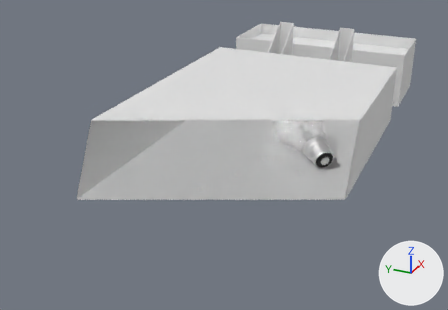
The glTF model public/levels/room5555-right.glb as it was, and as the next commit left it.
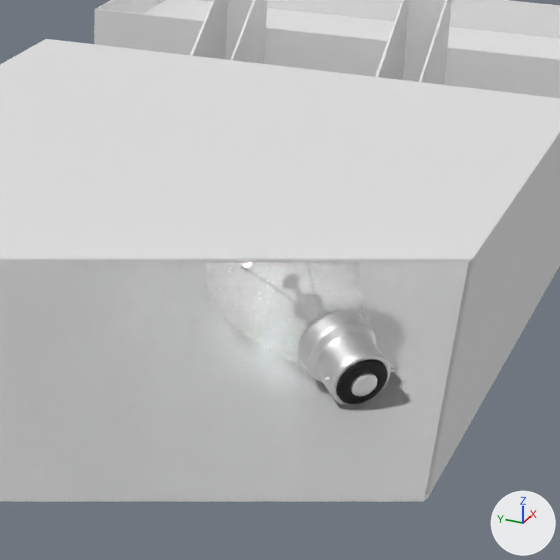
Old and new are each drawn whole from a 50 mm camera at (-125.6, -12.6, 35.7) aimed at (-48.4, 22.1, -2.9) and again close up on the part from 46% to 87% of the width and 11% to 71% of the height. Lighting does not change. The marker at lower right points along +X, +Y and +Z. The last two pictures show the newer version. Everything nearer to the camera than a plane just in front of the edit is cut away. Where no turn or scale is listed for an object, it has been applied to the vertices.

Names of what the first close-up shows: 'Ceiling', 'Cube.001', 'Lightbulb', 'Room' and 1 more.
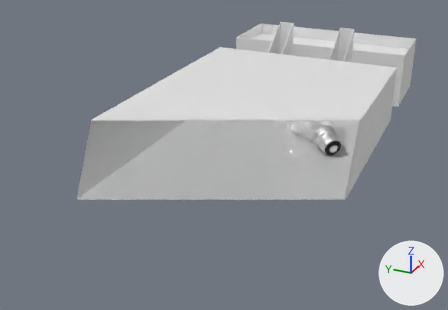
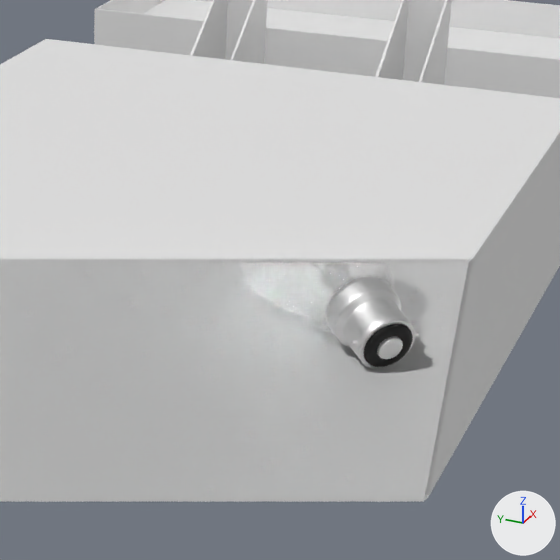
Location of each change, (x1, y1, x2, y2) in pixels of the close-ups (560 x 560 px):
'Lightbulb', moved
    before: (206, 263, 368, 368)
    after: (240, 263, 393, 334)
'Cube.001', moved
    before: (298, 310, 394, 406)
    after: (326, 277, 419, 369)

Patch to the scene script:
```diff
--- a/public/levels/room5555-right.glb.py
+++ b/public/levels/room5555-right.glb.py
@@ ob_lightbulb @@
 ob_lightbulb = bpy.data.objects.new('Lightbulb', me_cube_001)
-ob_lightbulb.location = (-49.61, 8.86, 2.56)
+ob_lightbulb.location = (-45.36, 8.86, 2.56)
@@ ob_cube_001 @@
 ob_cube_001 = bpy.data.objects.new('Cube.001', me_mesh)
-ob_cube_001.location = (-49.61, 8.86, 2.56)
+ob_cube_001.location = (-45.36, 8.86, 2.56)
```
